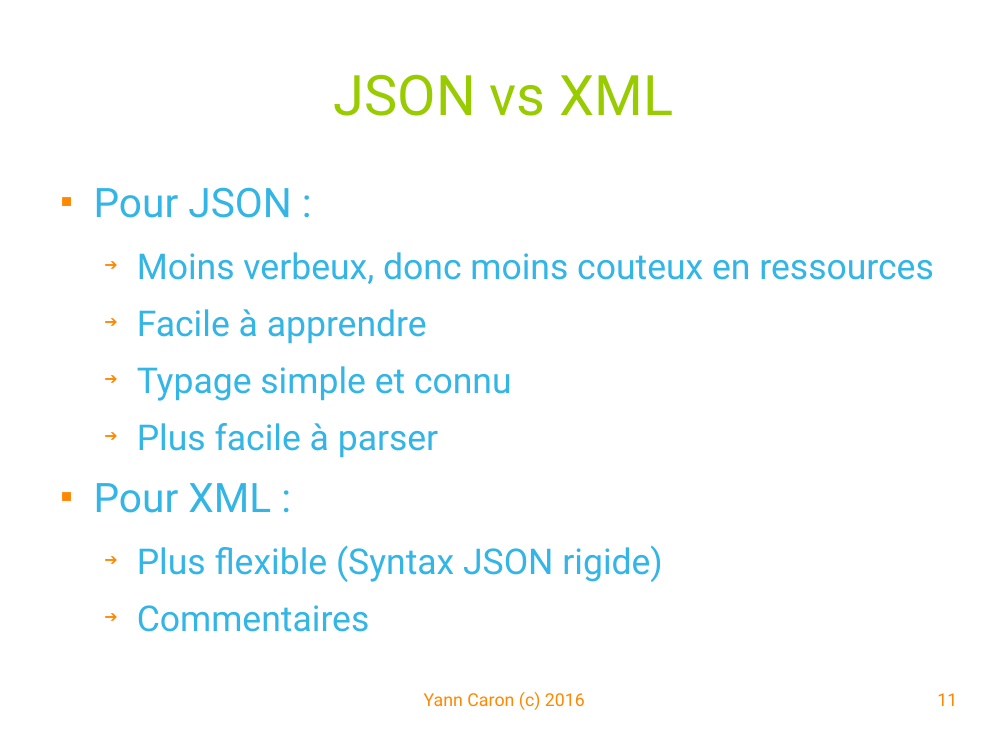
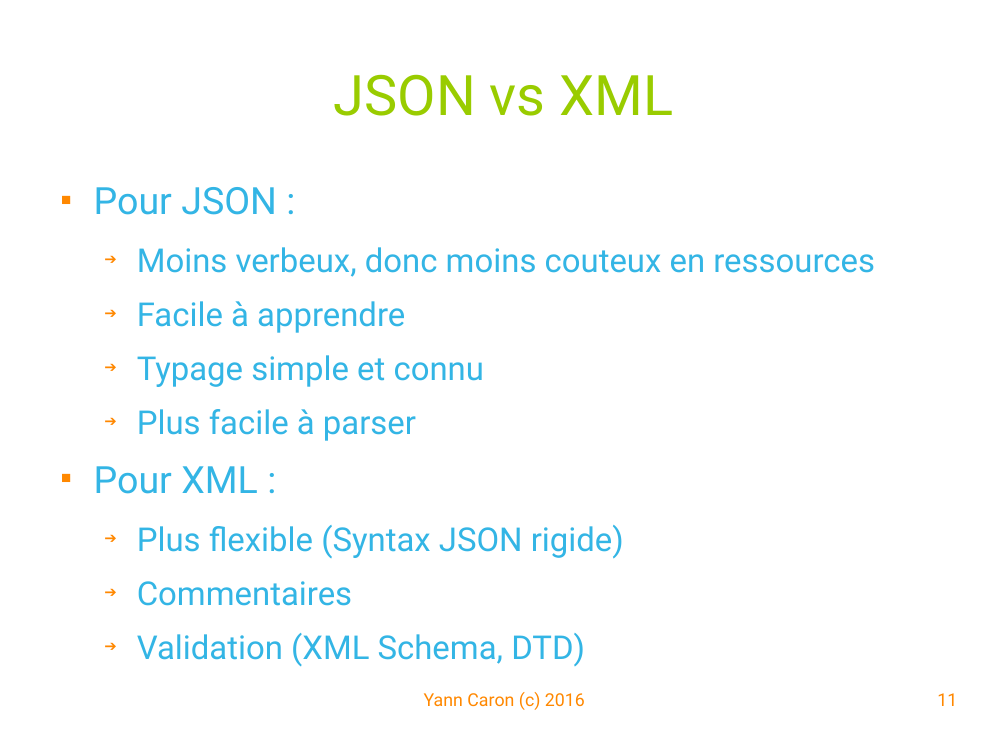
Before and after one commit to YannCaron/Android-ENSG, a slide deck: slide 11 of 09 - WebServices.odp. Drawn at 1008x756 pixels with LibreOffice and Linux fonts; fonts in the diff are those of the drawing; background and template pictures are left out. Boxes give left, top, right and bottom in pixels: in the first picture for what was removed or moved away, otherwise in the second. Text is boxed around its words. In the diff, an @@ line names an element or a change of style, - is before the commit and + after.

```diff
--- a/09 - WebServices.odp
+++ b/09 - WebServices.odp
@@ text at <box>94,187,875,606</box>: size 32 to 29.6 pt in "Pour JSON :", "Pour XML :"; size 28 to 25.9 pt in "Moins verbeux, donc moins couteux en ressources", "Facile à apprendre", "Typage simple et connu", "Plus facile à parser" and 2 more places @@
@@ text at <box>137,633,585,667</box>: paragraph added @@
+  ➔ Validation (XML Schema, DTD)
```
Also in this commit, not shown: 9 other slides changed.
